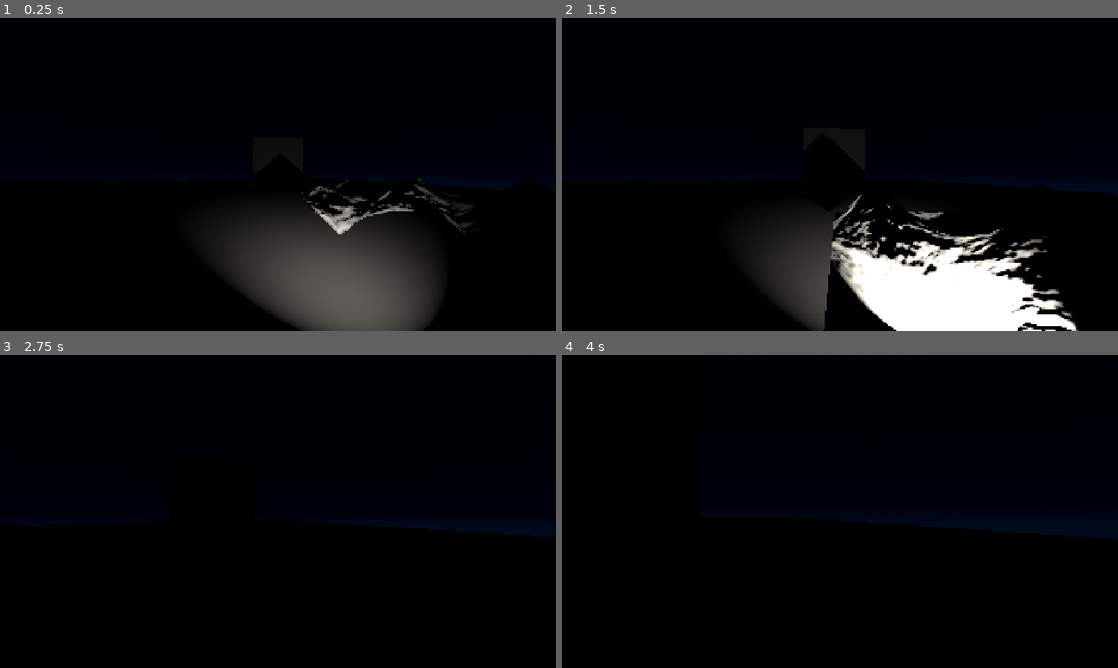
Above: before the commit, frames 1-4 (two rows, left to right).
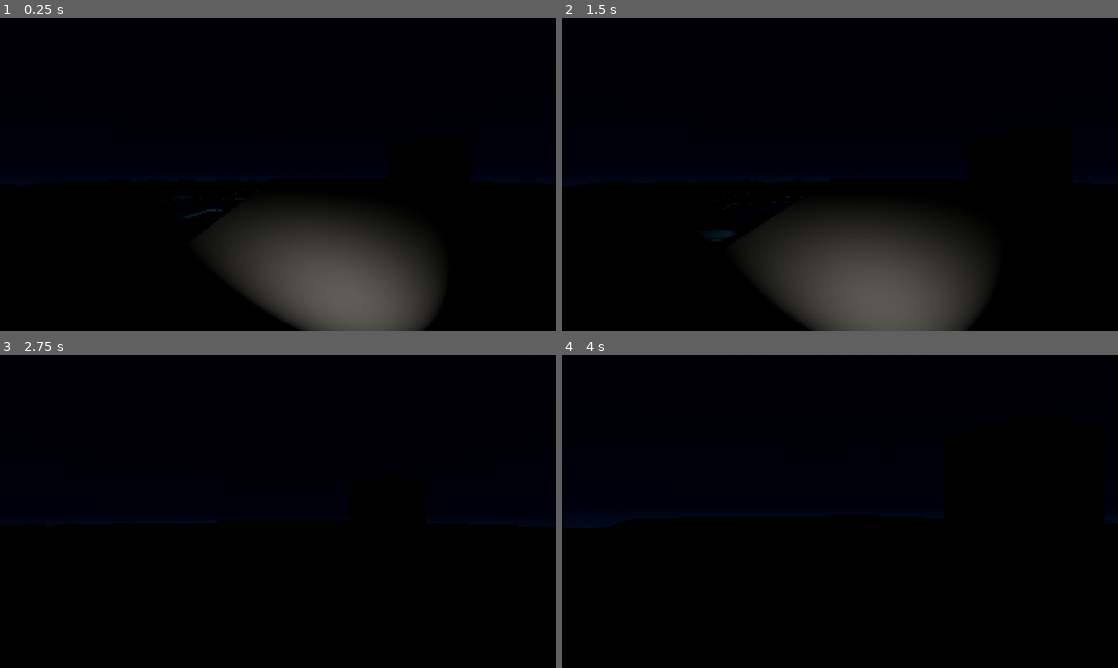
Above: after the commit, the same moments.

Repository: Marko534/godot-fluidsim-lbm
Game: Godot game, scene res://main.tscn
Same seed, same stepped clock (60 frames per second), same inputs: the game is played once before the commit and once after it.
Inputs (mouse positions are in pixels of both pictures, inside the frame that each line leads up to):
- Up to frame 1 (0.25 s): no input
- Up to frame 2 (1.5 s): tap Enter at 0.5 s; move the mouse to (867, 174) at 0.52 s; hold Right mouse button (aim) 0.53-1.28 s; hold W (move_forward) from 0.53 s (still down); move the mouse to (812, 174) at 1.27 s; tap Shift (sprint) at 1.35 s
- Up to frame 3 (2.75 s): keep holding W (move_forward); move the mouse to (289, 505) at 2.02 s; tap F at 2.1 s
- Up to frame 4 (4 s): keep holding W (move_forward); tap Space at 2.75 s; move the mouse to (834, 517) at 2.77 s; tap B at 2.85 s; tap Enter at 3.5 s; move the mouse to (878, 514) at 3.52 s; hold Right mouse button (aim) from 3.53 s (still down)

The runs differ from the first frame. In frame 1, 1.3% of the frame differs, in the area x 3-100%, y 51-70%; in frame 2, 13%, in the area x 0-100%, y 51-100%; in frame 3, 0.8%; in frame 4, 1.5%.

Commit message:
Made the water shader more addvanced.

Diff:
--- a/main.tscn
+++ b/main.tscn
@@ -32,7 +32,7 @@
 shader_parameter/horizontal_scale = 1.1
 shader_parameter/occlusion_speed = 1.4
 shader_parameter/spec_offset = 0.13
-shader_parameter/water_color = Color(0.4476723, 0.6259423, 0.7536278, 1)
+shader_parameter/water_color = Color(0, 0.32156864, 0.43137255, 1)
 shader_parameter/sky_color = Color(0.4, 0.7, 1, 1)
 shader_parameter/sun_color = Color(0.9, 0.95, 1, 1)
 shader_parameter/depth_color = Color(0, 0.5913961, 0.66948473, 1)
@@ -43,7 +43,7 @@
 
 [sub_resource type="PlaneMesh" id="PlaneMesh_7mycd"]
 material = SubResource("ShaderMaterial_lquwl")
-size = Vector2(100, 100)
+size = Vector2(50, 50)
 subdivide_width = 128
 subdivide_depth = 128
 
@@ -88,7 +88,7 @@
 mesh = SubResource("BoxMesh_0xm2m")
 
 [node name="Player" parent="." unique_id=1626674404 instance=ExtResource("1_ig7tw")]
-transform = Transform3D(1, 0, 0, 0, 1, 0, 0, 0, 1, 0, 1.1090586, 0)
+transform = Transform3D(1, 0, 0, 0, 1, 0, 0, 0, 1, -13.694844, 1.1090586, 0)
 
 [node name="Env" type="Node3D" parent="." unique_id=44473096]
 
@@ -104,7 +104,7 @@
 visible = false
 
 [node name="Water" type="MeshInstance3D" parent="." unique_id=1056650172]
-transform = Transform3D(1, 0, 0, 0, 1, 0, 0, 0, 1, -65.14366, -1.9244881, 0.06212616)
+transform = Transform3D(1, 0, 0, 0, 1, 0, 0, 0, 1, -40, -2, -25)
 mesh = SubResource("PlaneMesh_7mycd")
 skeleton = NodePath("../MeshInstance3D")
 
@@ -113,3 +113,4 @@
 mesh = SubResource("PlaneMesh_h2yge")
 
 [node name="WaterFast" parent="." unique_id=88638164 instance=ExtResource("4_1bvp3")]
+transform = Transform3D(50, 0, 0, 0, 1, 0, 0, 0, 50, -40, -2, 25)
--- a/shader/water.gdshader
+++ b/shader/water.gdshader
@@ -1,16 +1,32 @@
 shader_type spatial;
 
 uniform vec3 albedo : source_color =  vec3(0.0, 0.322, 0.431);
+uniform vec3 albedo_fresnel : source_color =  vec3(0.0, 0.322, 0.431);
 uniform float metallic : hint_range(0.0, 1.0) = 0;
 uniform float roughness : hint_range(0.0, 1.0) = 0.02;
+uniform sampler2D wave;
+uniform sampler2D wave_normal;
 uniform sampler2D texture_normal;
 uniform sampler2D texture_normal2;
 uniform vec2 wave_direction = vec2(2.0,0.0);
 uniform vec2 wave_direction2 = vec2(0.0,1.0);
 uniform float time_scale : hint_range(0.0, 0.2, 0.005) = 0.025;
+uniform float noise_scale = 10.0;
+uniform float height_scale = 0.15;
+
+varying float height;
+varying vec3 world_pos;
+
+
+float fresnel(float amount, vec3 normal, vec3 view)
+{
+	return pow((1.0 - clamp(dot(normalize(normal), normalize(view)), 0.0, 1.0 )), amount);
+}
 
 void vertex() {
-	// Called for every vertex the material is visible on.
+	world_pos = (MODEL_MATRIX * vec4(VERTEX, 1.0)).xyz;
+	height = texture(wave, world_pos.xz / noise_scale + TIME * time_scale).r;
+	VERTEX.y += height * height_scale;
 }
 
 void fragment() {
@@ -20,9 +36,14 @@
 	vec2 time2 = (TIME * wave_direction2) * time_scale; // Movement rate of second wave
 
 // Blend normal maps into one
-	vec3 normal_blend = mix(texture(texture_normal,UV + time).rgb, texture(texture_normal2,UV + time2).rgb, 0.5);
+	vec3 normal_blend = texture(wave_normal,  world_pos.xz / noise_scale  + TIME * time_scale).rgb;
+	//vec3 normal_blend = mix(texture(texture_normal,world_pos.xz + time).rgb, texture(texture_normal2,world_pos.xz + time2).rgb, 0.5);
 
-	ALBEDO = albedo;
+	// Calculate Fresnel
+	float fresnel = fresnel(5.8, NORMAL, VIEW);
+	vec3 surface_color = mix(albedo, albedo_fresnel, fresnel);
+
+	ALBEDO = surface_color;
 	METALLIC = metallic;
 	ROUGHNESS = roughness;
 
--- a/shader/water_shader_material.tres
+++ b/shader/water_shader_material.tres
@@ -2,6 +2,57 @@
 
 [ext_resource type="Shader" uid="uid://bq0abhyj662db" path="res://shader/water.gdshader" id="1_3piks"]
 
+[sub_resource type="FastNoiseLite" id="FastNoiseLite_3piks"]
+noise_type = 3
+fractal_type = 2
+
+[sub_resource type="NoiseTexture2D" id="NoiseTexture2D_k0ikc"]
+noise = SubResource("FastNoiseLite_3piks")
+seamless = true
+as_normal_map = true
+bump_strength = 16.0
+
+[sub_resource type="FastNoiseLite" id="FastNoiseLite_p677n"]
+noise_type = 3
+seed = 10
+fractal_type = 2
+
+[sub_resource type="NoiseTexture2D" id="NoiseTexture2D_lh3p0"]
+noise = SubResource("FastNoiseLite_p677n")
+seamless = true
+as_normal_map = true
+
+[sub_resource type="FastNoiseLite" id="FastNoiseLite_k0ikc"]
+noise_type = 3
+fractal_type = 2
+
+[sub_resource type="NoiseTexture2D" id="NoiseTexture2D_p677n"]
+noise = SubResource("FastNoiseLite_k0ikc")
+seamless = true
+
+[sub_resource type="FastNoiseLite" id="FastNoiseLite_pbdn3"]
+noise_type = 3
+seed = 1
+fractal_type = 2
+
+[sub_resource type="NoiseTexture2D" id="NoiseTexture2D_pfxka"]
+noise = SubResource("FastNoiseLite_pbdn3")
+seamless = true
+as_normal_map = true
+
 [resource]
 render_priority = 0
 shader = ExtResource("1_3piks")
+shader_parameter/albedo = Color(0, 0.322, 0.431, 1)
+shader_parameter/albedo_fresnel = Color(0, 0, 0, 1)
+shader_parameter/metallic = 0.0
+shader_parameter/roughness = 0.02
+shader_parameter/wave = SubResource("NoiseTexture2D_p677n")
+shader_parameter/wave_normal = SubResource("NoiseTexture2D_pfxka")
+shader_parameter/texture_normal = SubResource("NoiseTexture2D_k0ikc")
+shader_parameter/texture_normal2 = SubResource("NoiseTexture2D_lh3p0")
+shader_parameter/wave_direction = Vector2(2, 0)
+shader_parameter/wave_direction2 = Vector2(0, 1)
+shader_parameter/time_scale = 0.00999999977648
+shader_parameter/noise_scale = 50.0
+shader_parameter/height_scale = 1.5
--- a/water.tscn
+++ b/water.tscn
@@ -3,10 +3,11 @@
 [ext_resource type="Material" uid="uid://ce8qqglbh5my6" path="res://shader/water_shader_material.tres" id="1_qi1wl"]
 
 [sub_resource type="QuadMesh" id="QuadMesh_seble"]
-subdivide_width = 256
-subdivide_depth = 256
+subdivide_width = 64
+subdivide_depth = 64
 orientation = 1
 
 [node name="MeshInstanceFast" type="MeshInstance3D" unique_id=88638164]
+cast_shadow = 0
 mesh = SubResource("QuadMesh_seble")
 surface_material_override/0 = ExtResource("1_qi1wl")
